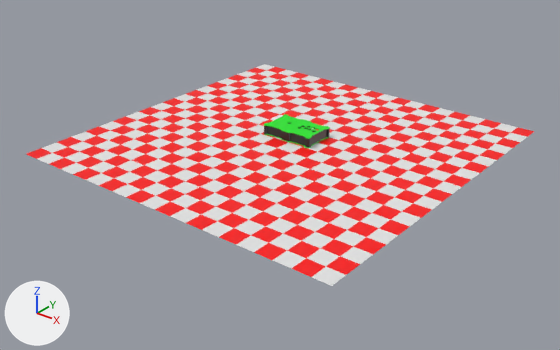
Two versions of the Blender file Dwarf/dwarf.blend, one commit apart.
Both versions are drawn from a 50 mm lens placed at (2608.0, -3108.0, 1702.0), pointed at (201.0, -99.0, -163.0). The lights are fixed; the arrows at lower left show +X, +Y and +Z.

Before the edit, the objects in view are built like this:
```python
me_plane_001 = bpy.data.meshes.new('Plane.001')
me_plane_001.from_pydata(...)  # 4 vertices, 1 face; spans x -1000.0..1000.0, y -1000.0..1000.0, z 0.0
me_plane_001.materials.append(mat_plane)
me_vert_003 = bpy.data.meshes.new('Vert.003')
me_vert_003.from_pydata(...)  # 978 vertices, 634 faces; spans x -80.0..60.0, y -100.0..100.0, z 0.0..50.0
me_vert_003.materials.append(mat_material_001)  # black #222222
ob_plane = bpy.data.objects.new('Plane', me_plane_001)
ob_plane.location = (180.0, 0.0, -7.0)
ob_right = bpy.data.objects.new('Right', me_vert_003)
ob_right.location = (240.0, 100.0, 0.0)
ob_right.scale = (-1.0, 1.0, 1.0)
```
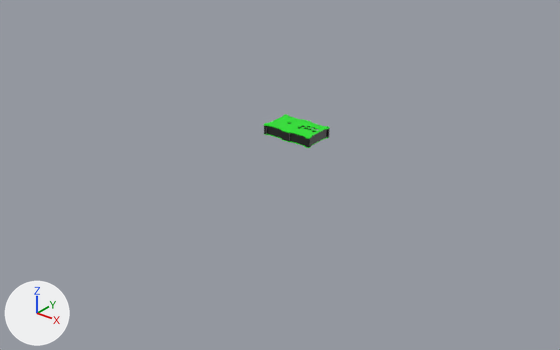
Scene script edits in JSON lines:
```json
{"op": "add", "block": "ob_plane", "code": "ob_plane.hide_render = True"}
```

Where the change shows, as pixel boxes [x1, y1, x2, y2] in the pictures (560 x 350 px):
```json
{"object": "Plane", "change": "hidden", "before": [27, 64, 535, 286]}
```
